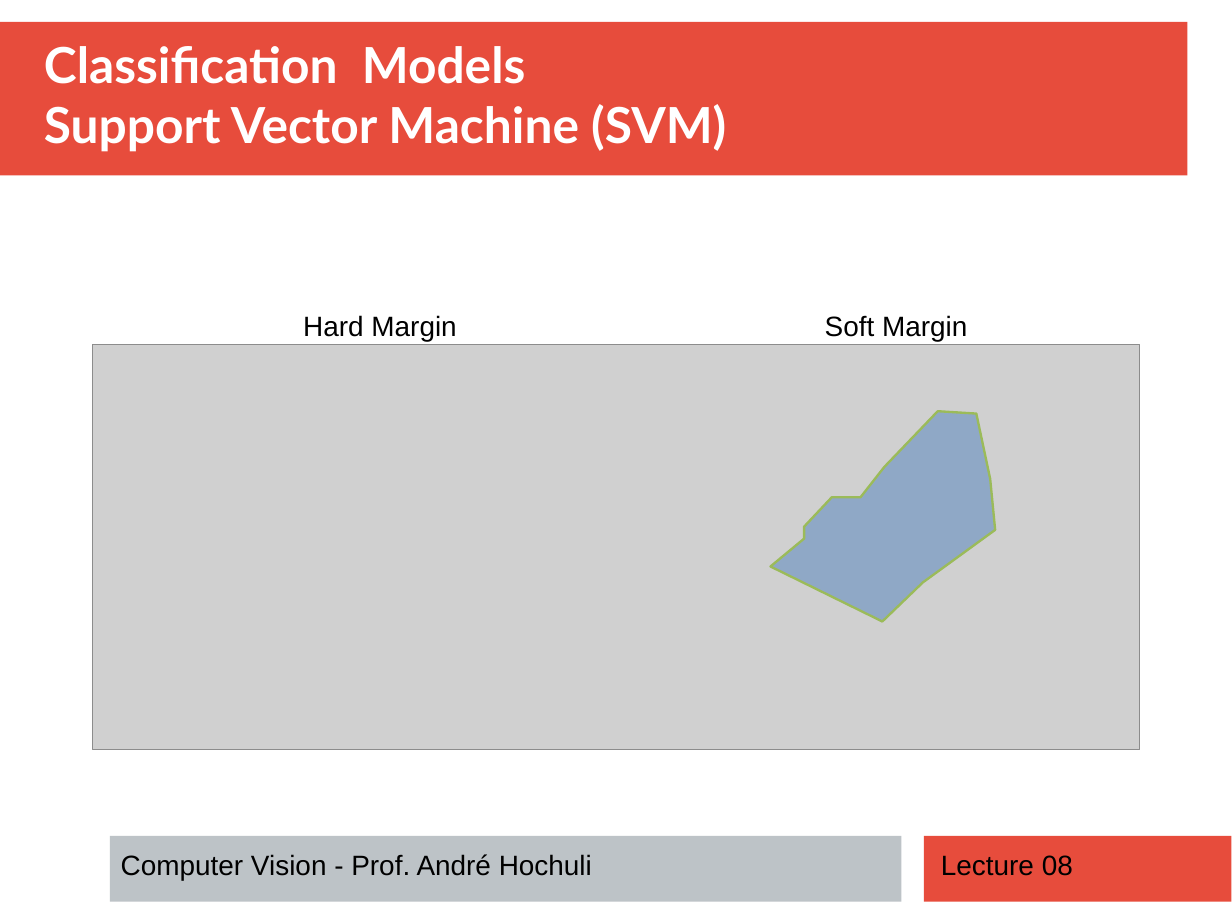
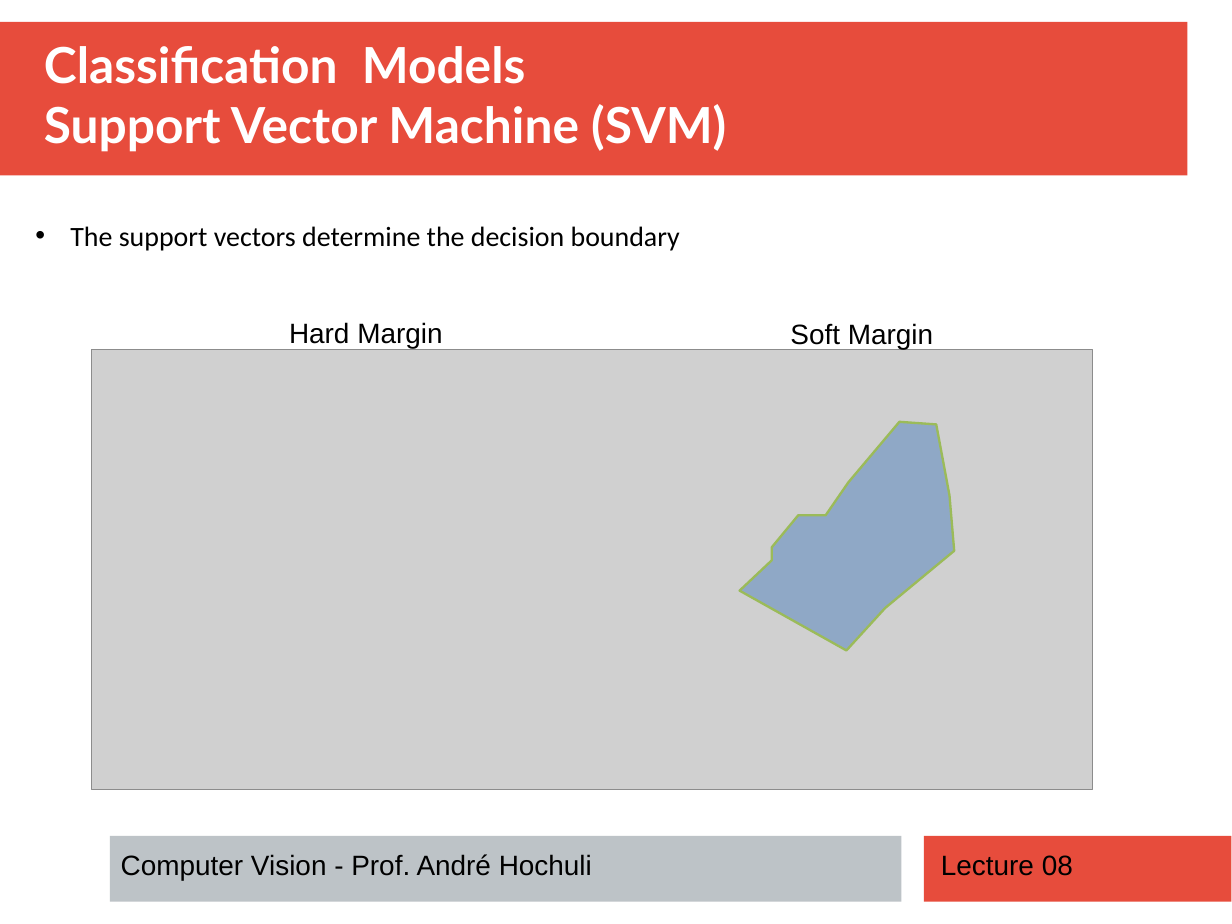
Before and after one commit to andrehochuli/teaching, a slide deck: slide 18 of ComputerVision/Lecture 08 - Classification/Lecture 08 - Classification.pptx. Drawn at 1232x924 pixels with LibreOffice and Linux fonts; fonts in the diff are those of the drawing; grey boxes stand for pictures. Boxes give left, top, right and bottom in pixels: in the first picture for what was removed or moved away, otherwise in the second. Text is boxed around its words. In the diff, an @@ line names an element or a change of style, - is before the commit and + after.

```diff
--- a/ComputerVision/Lecture 08 - Classification/Lecture 08 - Classification.pptx
+++ b/ComputerVision/Lecture 08 - Classification/Lecture 08 - Classification.pptx
@@ text added at (70,226,680,251), 18 pt, text #000000 @@
+• The support vectors determine the decision boundary
@@ text "Hard Margin": place and size @@
-text "Hard Margin" at (303,315,456,341)
+text "Hard Margin" at (289,322,442,348)
@@ text "Soft Margin": place and size @@
-text "Soft Margin" at (825,315,967,341)
+text "Soft Margin" at (790,323,933,349)
@@ picture: place and size @@
-picture at (93,344,1140,749)
+picture at (92,349,1093,789)
@@ freeform shape: place and size @@
-freeform shape at (770,411,995,622)
+freeform shape at (740,421,955,651)
```
Also in this commit, not shown: 8 other slides changed, 3 slides added, 1 other file.
